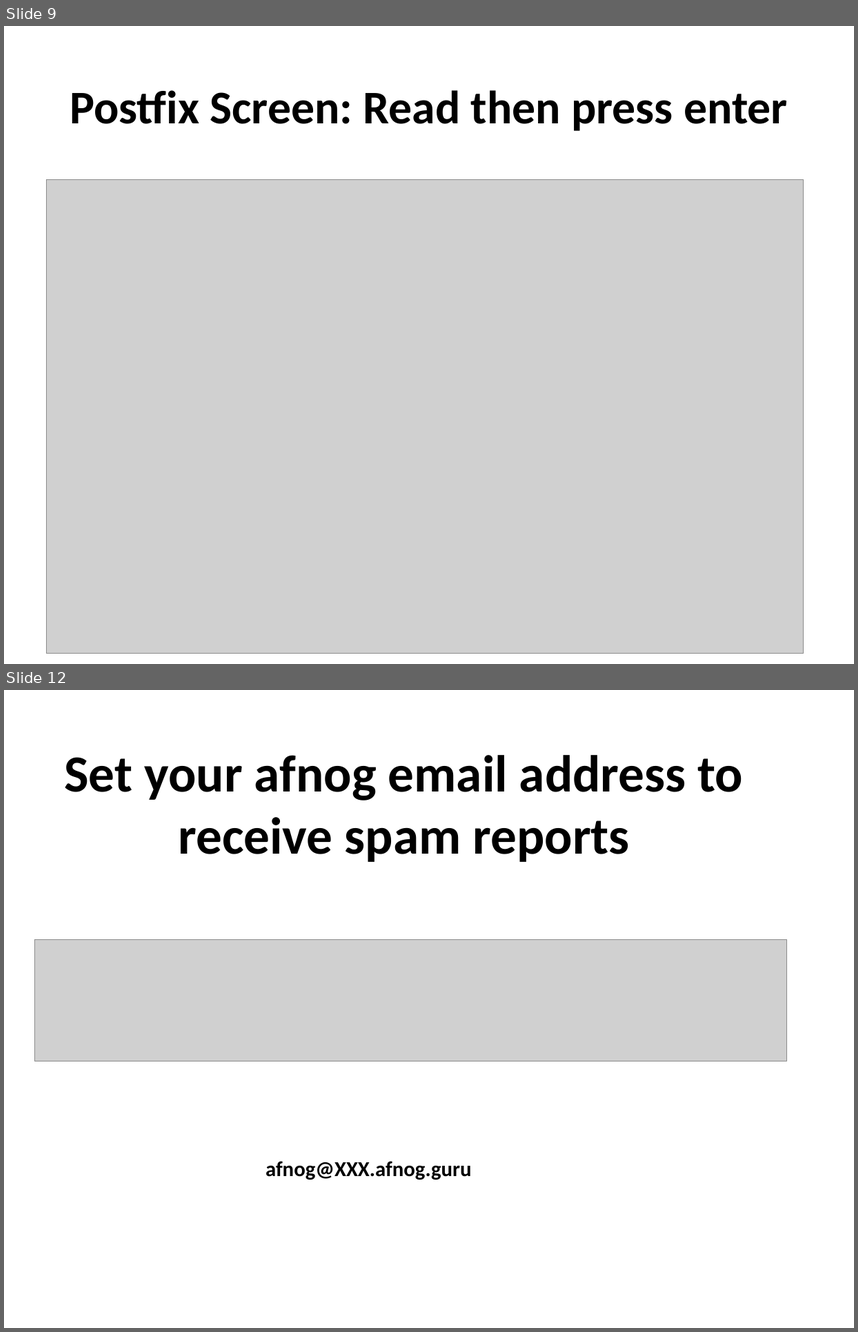
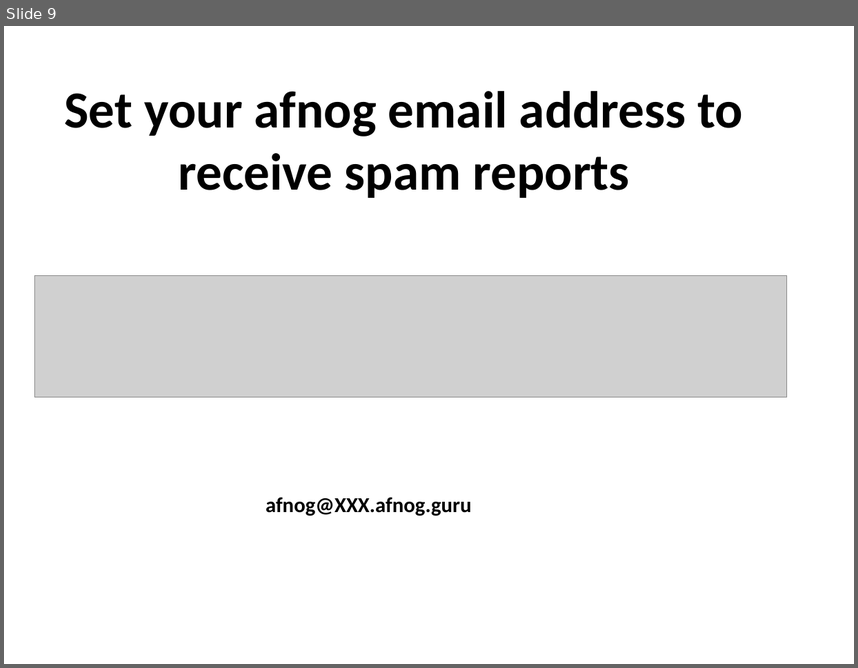
Before and after one commit to afnog/sse, a slide deck: postfix/mailgateway-pt2.pptx. Shown one above the other, each under a label of ours: slides 9 and 12 before the commit, slide 9 after it; the slides between them are not shown. The pictures are 858x1332 and 858x668 pixels, drawn with LibreOffice and Linux fonts; fonts in the diff are those of the drawing; grey boxes stand for pictures. Boxes give left, top, right and bottom in pixels: in the first picture for what was removed or moved away, otherwise in the second. Text is boxed around its words. In the diff, an @@ line names an element or a change of style, - is before the commit and + after.

```diff
--- a/postfix/mailgateway-pt2.pptx
+++ b/postfix/mailgateway-pt2.pptx
@@ slide 9 removed at bbox=[4, 26, 854, 664], background #FFFFFF @@
@@ title removed at bbox=[70, 90, 788, 131] @@
-Postfix Screen: Read then press enter
@@ picture removed at bbox=[47, 179, 803, 653] @@
@@ what was slide 12 is now slide 9 @@
```
Also in this commit, not shown: 2 other slides removed.
